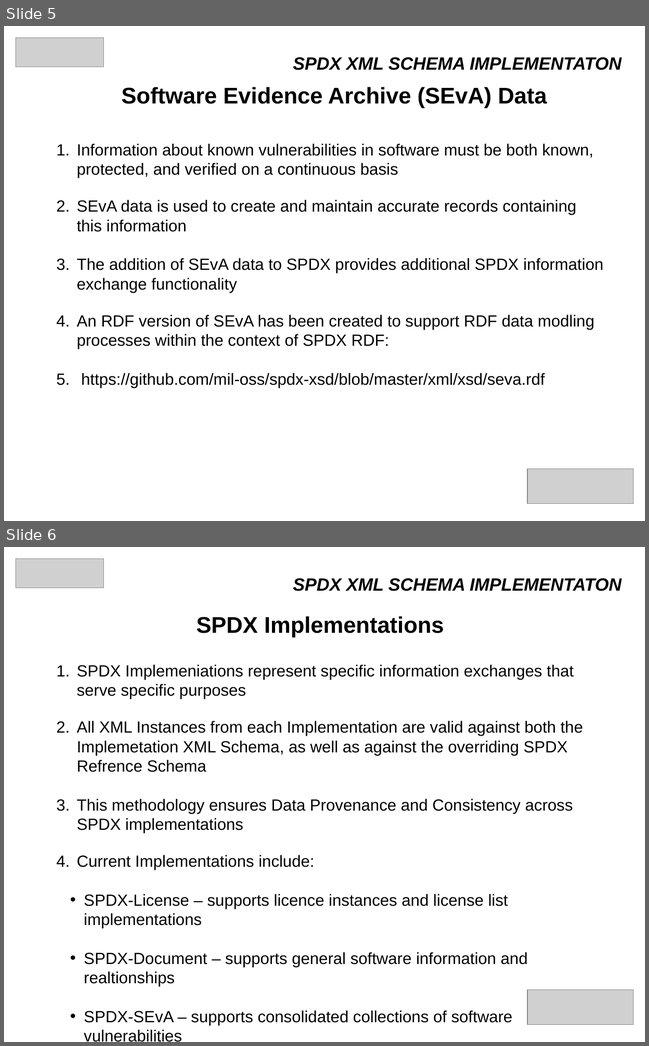
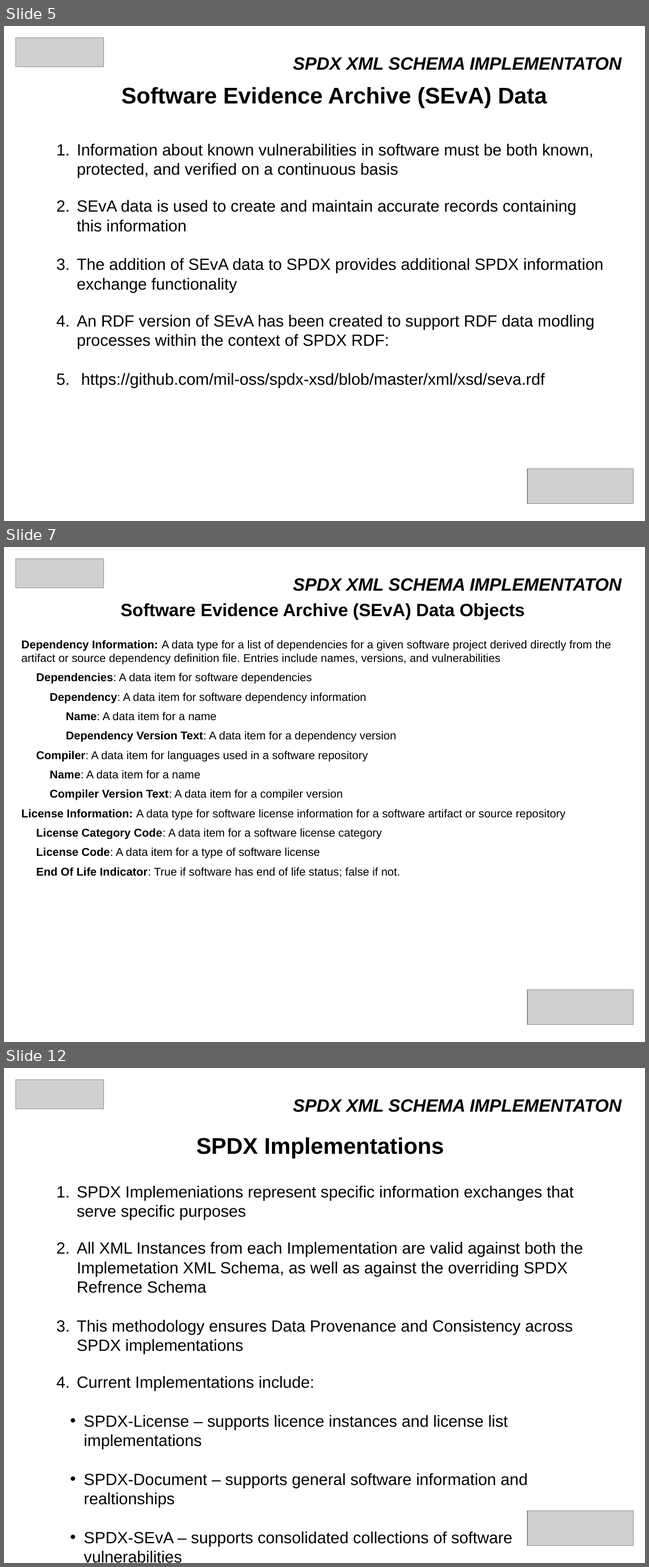
Before and after one commit to mil-oss/spdx-xsd, a slide deck: doc/NIEM_IEPD.odp. Shown one above the other, each under a label of ours: slides 5 and 6 before the commit, slides 5, 7 and 12 after it; the slides between them are not shown. The pictures are 649x1046 and 649x1567 pixels, drawn with LibreOffice and Linux fonts; fonts in the diff are those of the drawing; grey boxes stand for pictures. Boxes give left, top, right and bottom in pixels: in the first picture for what was removed or moved away, otherwise in the second. Text is boxed around its words. In the diff, an @@ line names an element or a change of style, - is before the commit and + after.

```diff
--- a/doc/NIEM_IEPD.odp
+++ b/doc/NIEM_IEPD.odp
@@ slide 7 added at (4,547,645,1042), background #FFFFFF @@
@@ picture added at (15,558,104,588) @@
@@ text added at (293,578,621,591), 22 pt, text #000000, bold, italic @@
+SPDX XML SCHEMA IMPLEMENTATON
@@ text added at (120,603,525,619), 22 pt, text #000000, bold @@
+Software Evidence Archive (SEvA) Data Objects
@@ text added at (21,640,610,877), 14 pt, text #000000 @@
+Dependency Information: A data type for a list of dependencies for a given software project derived directly from the artifact or source dependency definition file. Entries include names, versions, and vulnerabilities
+Dependencies: A data item for software dependencies
+Dependency: A data item for software dependency information
+Name: A data item for a name
+Dependency Version Text: A data item for a dependency version
+Compiler: A data item for languages used in a software repository
+Name: A data item for a name
+Compiler Version Text: A data item for a compiler version
+License Information: A data type for software license information for a software artifact or source repository
+License Category Code: A data item for a software license category
+License Code: A data item for a type of software license
+End Of Life Indicator: True if software has end of life status; false if not.
@@ picture added at (527,990,633,1024) @@
@@ what was slide 6 is now slide 12 @@
```
Also in this commit, not shown: 7 other slides added, 28 other files.
